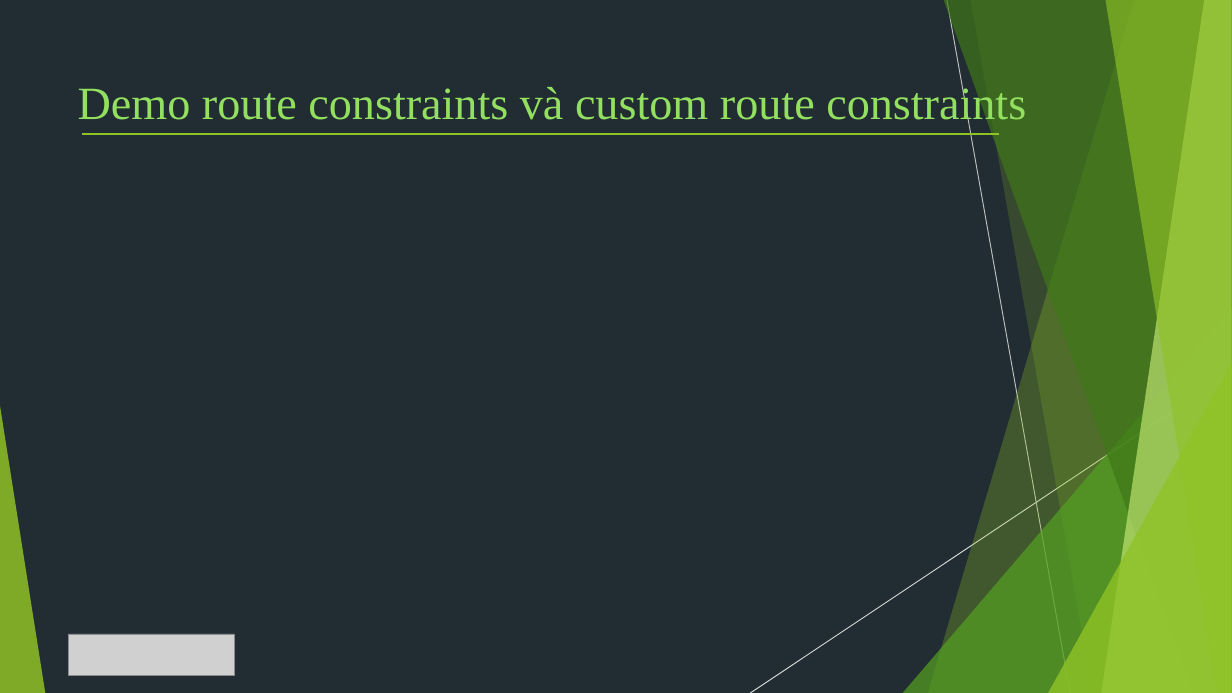
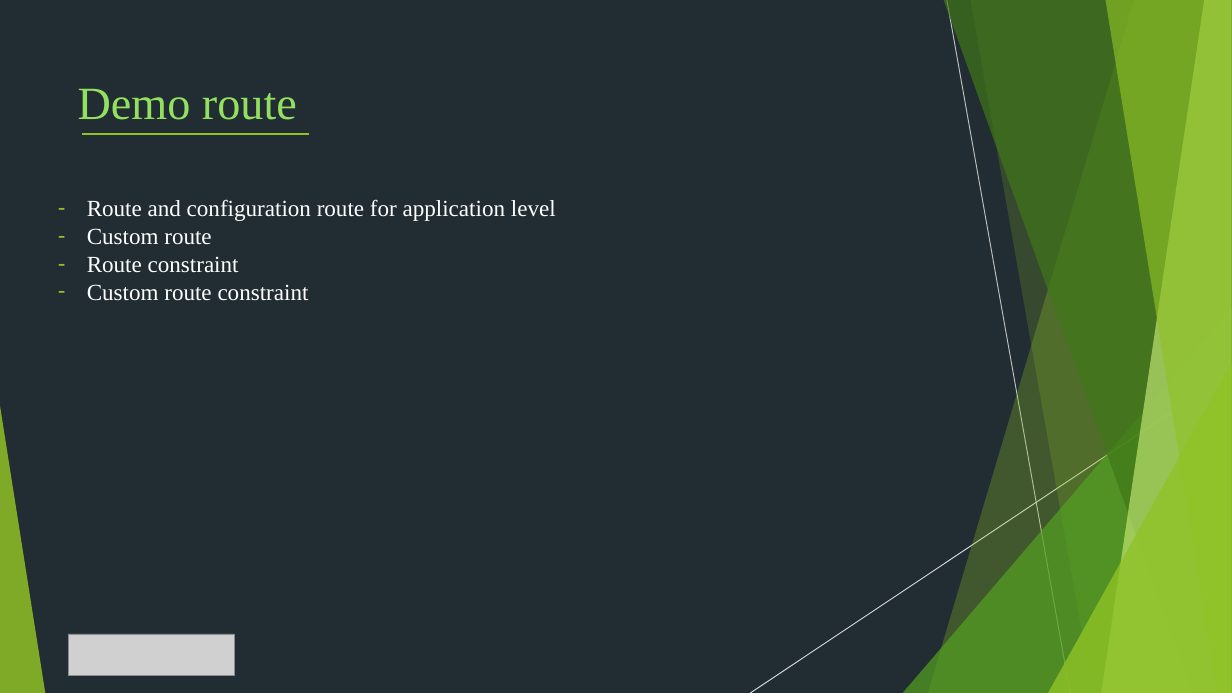
Before and after one commit to TechMarDay/RazorPage, a slide deck: slide 32 of Razor pages.pptx. Drawn at 1232x693 pixels with LibreOffice and Linux fonts; fonts in the diff are those of the drawing; grey boxes stand for pictures. Boxes give left, top, right and bottom in pixels: in the first picture for what was removed or moved away, otherwise in the second. Text is boxed around its words. In the diff, an @@ line names an element or a change of style, - is before the commit and + after.

Commit message:
Route, constraint

```diff
--- a/Razor pages.pptx
+++ b/Razor pages.pptx
@@ text at [78, 88, 297, 120]: text changed @@
-Demo route constraints và custom route constraints
+Demo route
@@ line moved from (82, 134) - (1000, 134) to (82, 134) - (310, 134) @@
@@ text added at [87, 199, 556, 301], 18 pt, text #FFFFFF @@
+– Route and configuration route for application level
+– Custom route
+– Route constraint
+– Custom route constraint
```
Also in this commit, not shown: 4 other slides changed, 1 slide added, 1 slide removed, 10 other files.
